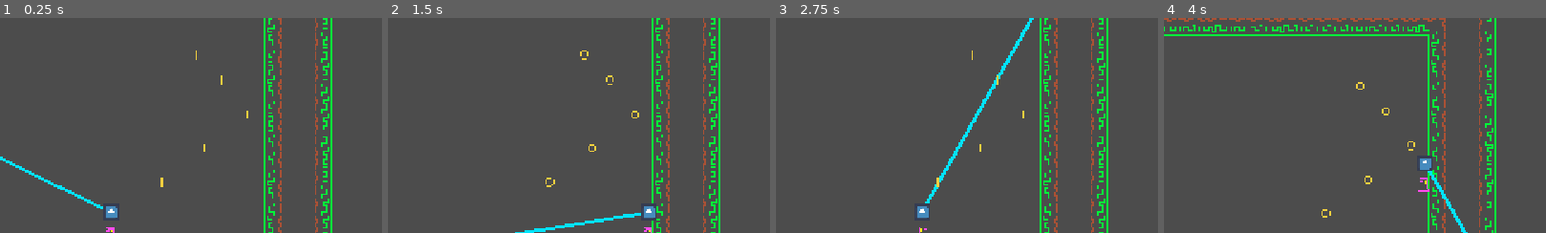
Above: before the commit, frames 1-4 (left to right).
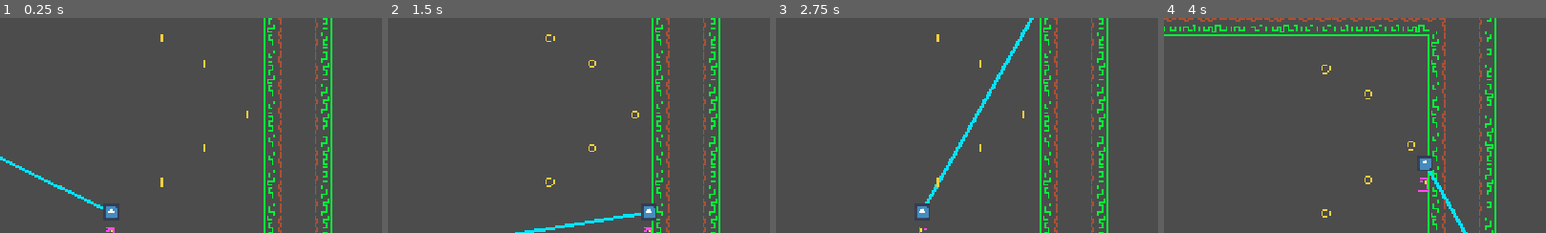
Above: after the commit, the same moments.

Repository: kmatt10/ret_plat_tut
Game: Godot game, scene res://levels/Level00.tscn
Two runs of this game, one before a commit and one after it. Both use one fixed random seed, a clock stepped at 60 frames per second and the inputs below. The engine's default icon, where the game draws it, is replaced by a stand-in: a white triangle on a blue panel in a dark square. Sound files missing from this copy of the repository are replaced by a short silence.
Inputs (mouse positions are % of the whole screen's width and height, from its top left):
- Up to frame 1 (0.25 s): no input
- Up to frame 2 (1.5 s): tap Enter at 0.5 s; move the mouse to (72, 45) at 0.52 s; hold Left (aim_left) 0.53-1.28 s; hold D (move_right) from 0.53 s (still down); tap W (jump) at 0.77 s; move the mouse to (30, 55) at 1.27 s; tap Right (aim_right) at 1.35 s
- Up to frame 3 (2.75 s): tap W (jump) at 1.52 s; move the mouse to (60, 28) at 2.02 s; release D (move_right) at 2.03 s; hold A (move_left) from 2.03 s (still down); hold Up (aim_up) from 2.03 s (still down)
- Up to frame 4 (4 s): move the mouse to (45, 70) at 2.77 s; release A (move_left) at 2.78 s; release Up (aim_up) at 2.78 s; hold D (move_right) from 2.78 s (still down); tap Space (throw) at 2.85 s; tap W (jump) at 3.02, 3.77 s; move the mouse to (80, 65) at 3.52 s; hold Left (aim_left) from 3.53 s (still down)
The pictures show only the part of the screen within x 36-86%, y 0-50%; the shares and areas given below are measured in that part.

The runs differ from the first frame. In frame 1, less than 0.1% of the frame differs, in the area x 42-59%, y 7-32%; in frame 2, 0.1%; in frame 3, less than 0.1%; in frame 4, 0.1%, in the area x 41-59%, y 21-46%.

Commit message:
Created tutorial level

Diff:
--- /dev/null
+++ b/levels/Level00.gd
@@ -0,0 +1,16 @@
+extends Node2D
+
+
+# Declare member variables here. Examples:
+# var a = 2
+# var b = "text"
+
+
+# Called when the node enters the scene tree for the first time.
+func _ready():
+	pass # Replace with function body.
+
+
+# Called every frame. 'delta' is the elapsed time since the previous frame.
+#func _process(delta):
+#	pass
--- a/levels/Level00.tscn
+++ b/levels/Level00.tscn
@@ -1,10 +1,11 @@
-[gd_scene load_steps=27 format=2]
+[gd_scene load_steps=28 format=2]
 
 [ext_resource path="res://assets/images/Clean-Forest-Retro-Lines.png" type="Texture" id=1]
 [ext_resource path="res://player/Player.tscn" type="PackedScene" id=2]
 [ext_resource path="res://pickups/Coin.tscn" type="PackedScene" id=3]
 [ext_resource path="res://ui/HUD.tscn" type="PackedScene" id=4]
 [ext_resource path="res://player/Ball.tscn" type="PackedScene" id=5]
+[ext_resource path="res://levels/Level00.gd" type="Script" id=6]
 
 [sub_resource type="ConvexPolygonShape2D" id=2]
 points = PoolVector2Array( 0, 0, 16, 0, 16, 16, 0, 16 )
@@ -213,6 +214,7 @@
 0/z_index = 0
 
 [node name="Level00" type="Node2D"]
+script = ExtResource( 6 )
 
 [node name="TileMap" type="TileMap" parent="."]
 tile_set = SubResource( 1 )
@@ -233,10 +235,10 @@
 position = Vector2( 304, 104 )
 
 [node name="Coin4" parent="." instance=ExtResource( 3 )]
-position = Vector2( 280, 72 )
+position = Vector2( 264, 56 )
 
 [node name="Coin5" parent="." instance=ExtResource( 3 )]
-position = Vector2( 256, 48 )
+position = Vector2( 224, 32 )
 
 [node name="CanvasLayer" type="CanvasLayer" parent="."]
 
--- /dev/null
+++ b/notes.gd
@@ -0,0 +1,6 @@
+# Just for keeping track of what to do
+
+# Level planning
+# Level00: Aiming tutorial
+# level00.1: Catch tutorial + configuration
+	# Set bounce limit to 1 requiring a toss and catch
--- a/player/Player.gd
+++ b/player/Player.gd
@@ -55,7 +55,6 @@
 
 	# actually move the player
 	velocity = move_and_slide(velocity, Vector2.UP)
-	print(velocity)
 
 func _process(delta: float) -> void:
 	change_animation()
